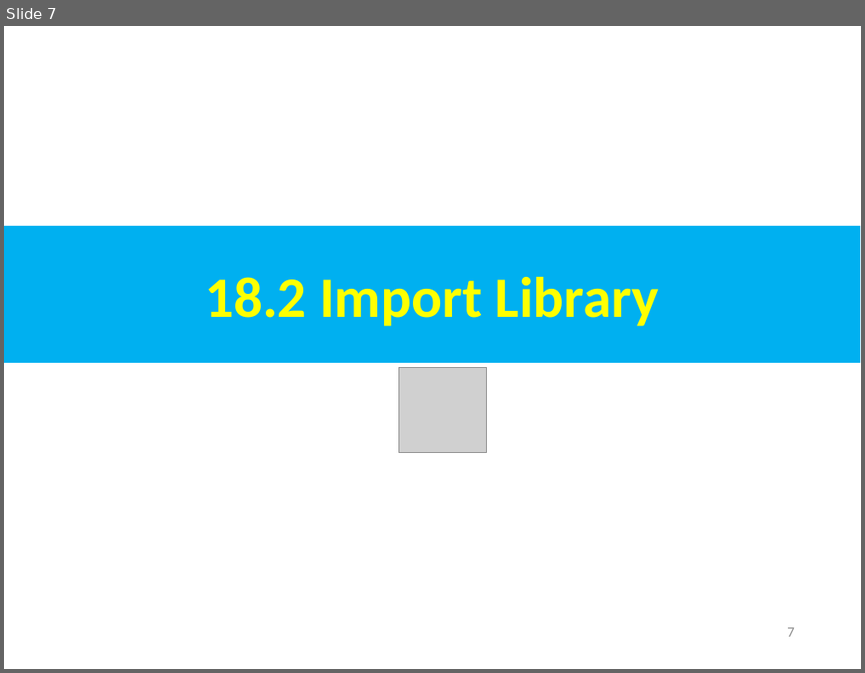
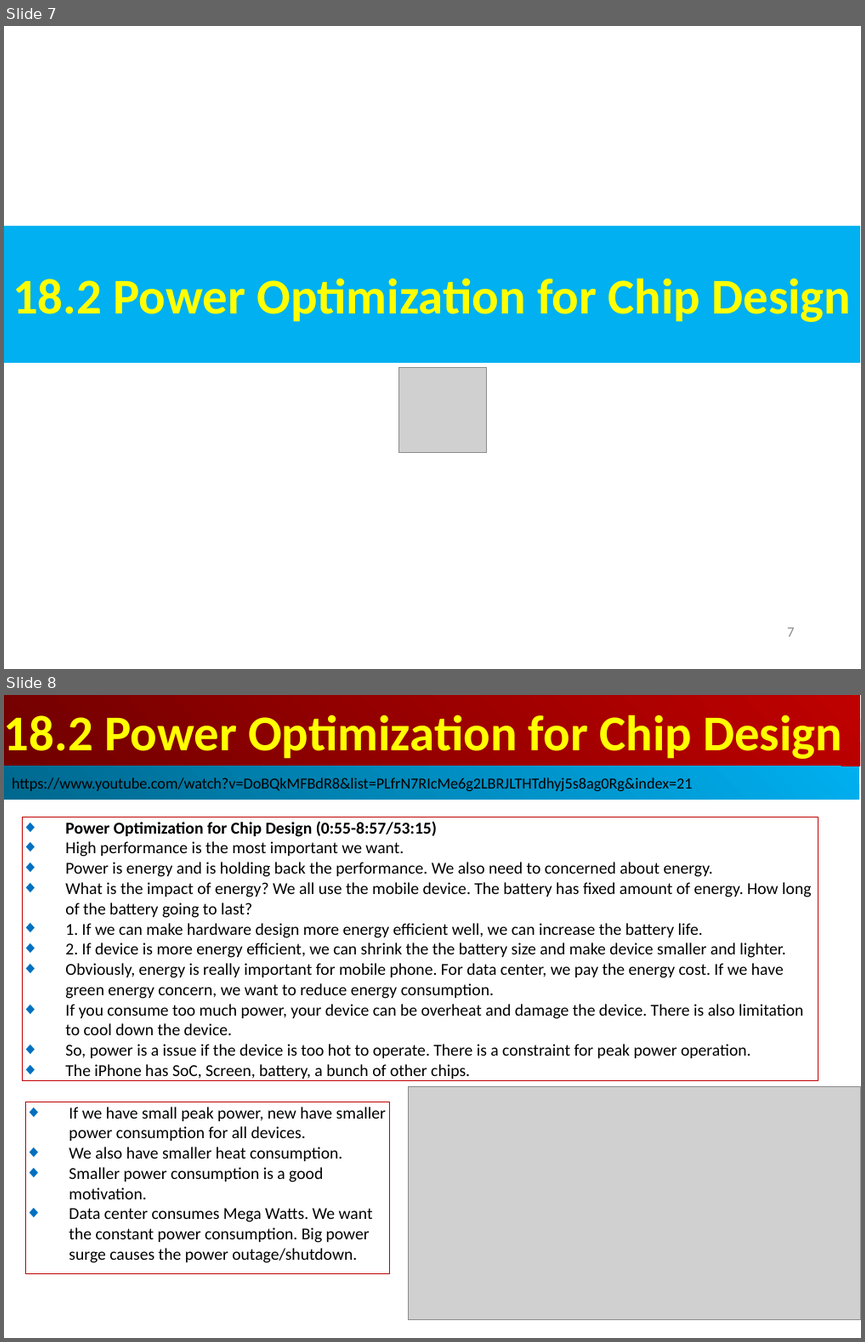
Before and after one commit to peterhchen/AIU_CS800_Chisel, a slide deck: 500_UCSC_HWD/019_DSE/000_Video/019.DSE.ppt. Shown one above the other, each under a label of ours: slide 7 before the commit, slides 7 and 8 after it. The pictures are 865x673 and 865x1342 pixels, drawn with LibreOffice and Linux fonts; fonts in the diff are those of the drawing; grey boxes stand for pictures. Boxes give left, top, right and bottom in pixels: in the first picture for what was removed or moved away, otherwise in the second. Text is boxed around its words. In the diff, an @@ line names an element or a change of style, - is before the commit and + after.

```diff
--- a/500_UCSC_HWD/019_DSE/000_Video/019.DSE.ppt
+++ b/500_UCSC_HWD/019_DSE/000_Video/019.DSE.ppt
@@ slide 8 added at [4,695,861,1338], background #FFFFFF @@
@@ rectangle added at [4,695,860,766], fill gradient #BF0000 to #710000, 42 pt, text #FFFF00, bold @@
+18.2 Power Optimization for Chip Design
@@ rectangle added at [4,766,859,800], fill gradient #00AFEF to #00688E, 13 pt, text #000000 @@
+https://www.youtube.com/watch?v=DoBQkMFBdR8&list=PLfrN7RIcMe6g2LBRJLTHTdhyj5s8ag0Rg&index=21
@@ rectangle added at [22,817,818,1081], outline #C00000 0.74 pt, 14 pt, text #000000 @@
+◆ Power Optimization for Chip Design (0:55-8:57/53:15)
+◆ High performance is the most important we want.
+◆ Power is energy and is holding back the performance. We also need to concerned about energy.
+◆ What is the impact of energy? We all use the mobile device. The battery has fixed amount of energy. How long of the battery going to last?
+◆ 1. If we can make hardware design more energy efficient well, we can increase the battery life.
+◆ 2. If device is more energy efficient, we can shrink the the battery size and make device smaller and lighter.
+◆ Obviously, energy is really important for mobile phone. For data center, we pay the energy cost. If we have green energy concern, we want to reduce energy consumption.
+◆ If you consume too much power, your device can be overheat and damage the device. There is also limitation to cool down the device.
+◆ So, power is a issue if the device is too hot to operate. There is a constraint for peak power operation.
+◆ The iPhone has SoC, Screen, battery, a bunch of other chips.
@@ rectangle added at [25,1102,390,1273], outline #C00000 0.74 pt, 14 pt, text #000000 @@
+◆ If we have small peak power, new have smaller power consumption for all devices.
+◆ We also have smaller heat consumption.
+◆ Smaller power consumption is a good motivation.
+◆ Data center consumes Mega Watts. We want the constant power consumption. Big power surge causes the power outage/shutdown.
@@ picture added at [409,1087,861,1320] @@
@@ slide 7 changed as well @@
@@ text in rectangle at [12,278,851,322]: text changed; size 48 to 42 pt @@
-18.2 Import Library
+18.2 Power Optimization for Chip Design
```
Also in this commit, not shown: 10 other slides changed, 6 other slides added, 28 slides removed.
